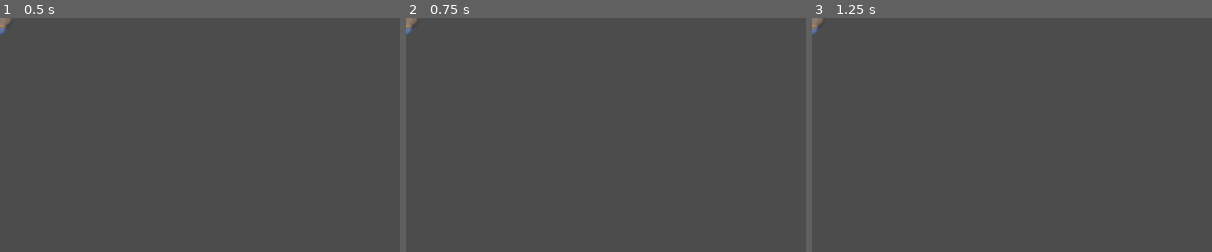
Above: before the commit, frames 1-3 (left to right).
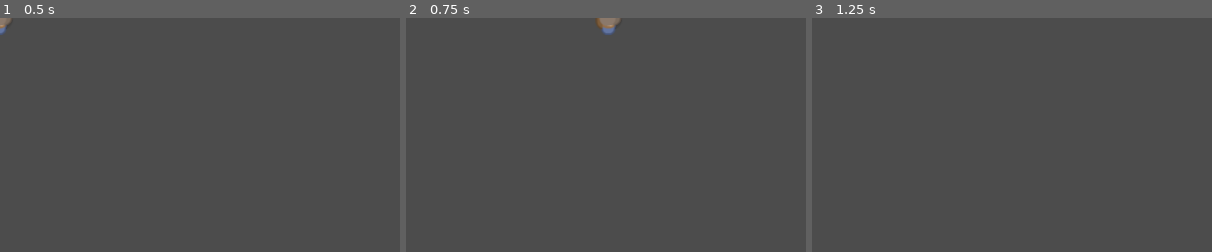
Above: after the commit, the same moments.

Repository: BrunoM24/Top-Down-Simple-Game
Game: Godot game, scene res://src/player/Player.tscn
The game is run twice, just before and just after one commit, with the same random seed, the same clock (stepped at 60 frames per second) and the same inputs. The project has no main scene, so this scene is started directly.
Inputs:
- Up to frame 1 (0.5 s): no input
- Up to frame 2 (0.75 s): tap Enter at 0.5 s; hold D (move_right) from 0.53 s (still down)
- Up to frame 3 (1.25 s): keep holding D (move_right)
The pictures show only the part of the screen within x 0-50%, y 0-50%; the shares and areas given below are measured in that part.

Frame 1 is identical in both runs. In frame 2, 0.4% of the frame differs, in the area x 0-54%, y 0-8%; in frame 3, 0.1%.

Commit message:
Player - Implemented the Basic Movement Logic

Diff:
--- a/src/player/Player.gd
+++ b/src/player/Player.gd
@@ -1 +1,19 @@
 extends KinematicBody2D
+
+
+onready var sprite: Sprite = $Sprite
+
+export var max_speed := 200.0
+
+var _velocity := Vector2.ZERO
+
+
+func _physics_process(delta: float) -> void:
+	var move := Vector2(
+		Input.get_action_strength("move_right") - Input.get_action_strength("move_left"),
+		Input.get_action_strength("move_down") - Input.get_action_strength("move_up")
+	)
+
+	_velocity += move.normalized() * max_speed
+
+	_velocity = move_and_slide(_velocity)
